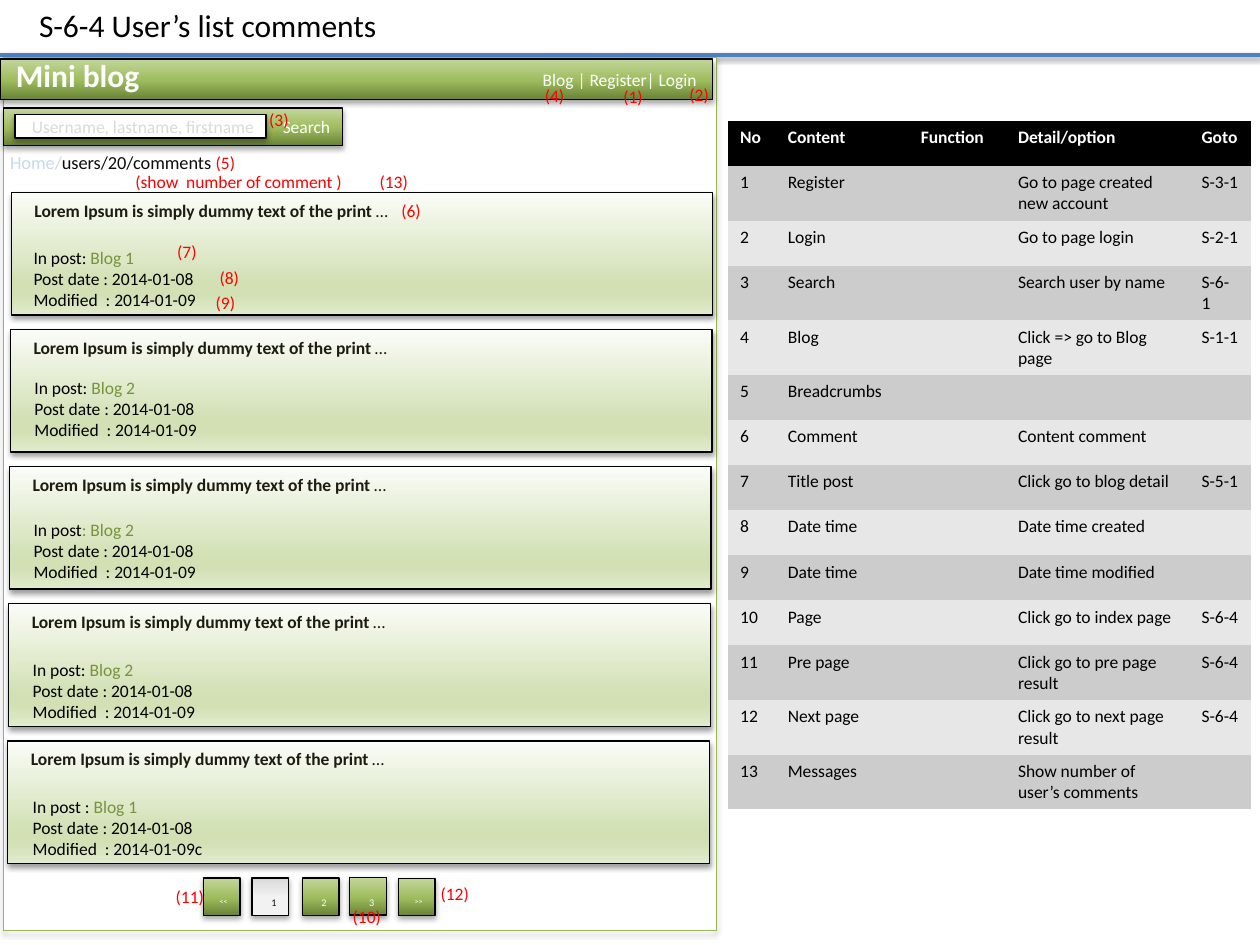
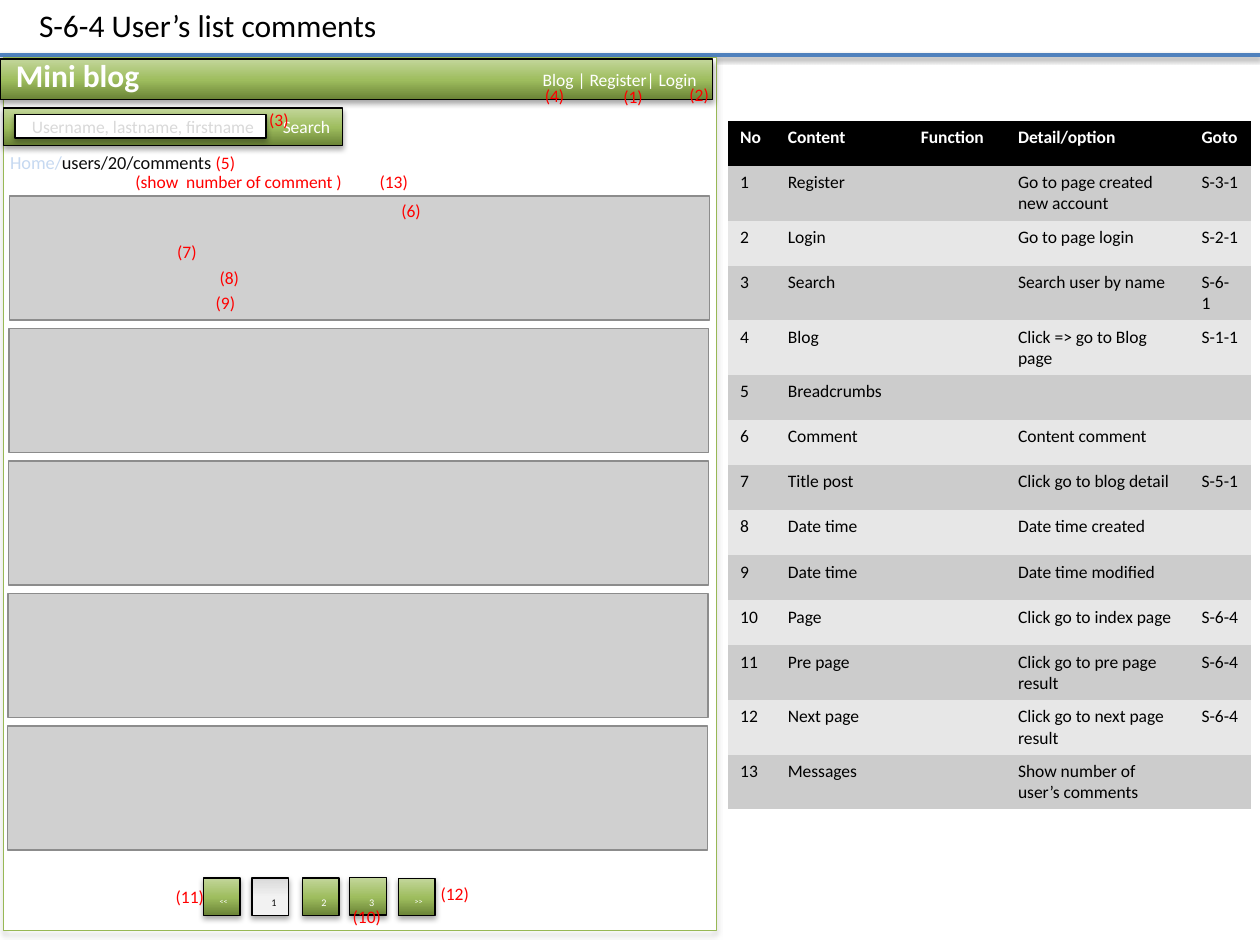
Before and after one commit to Mulodo-PHP-Training/miniblog-lam.vy, a slide deck: slide 21 of doc/frontend/wireframe/TRN-MiniBlog_WireframeDesign_LAMVY.pptx. Drawn at 1260x945 pixels with LibreOffice and Linux fonts; fonts in the diff are those of the drawing; grey boxes stand for pictures. Boxes give left, top, right and bottom in pixels: in the first picture for what was removed or moved away, otherwise in the second. Text is boxed around its words. In the diff, an @@ line names an element or a change of style, - is before the commit and + after.

```diff
--- a/doc/frontend/wireframe/TRN-MiniBlog_WireframeDesign_LAMVY.pptx
+++ b/doc/frontend/wireframe/TRN-MiniBlog_WireframeDesign_LAMVY.pptx
@@ picture added at box(9, 197, 708, 320) @@
@@ rectangle removed at box(11, 193, 713, 315) @@
@@ text removed at box(34, 204, 372, 220) @@
-Lorem Ipsum is simply dummy text of the print …
@@ text removed at box(34, 252, 195, 306) @@
-In post: Blog 1
-Post date : 2014-01-08
-Modified : 2014-01-09
@@ picture added at box(9, 329, 708, 452) @@
@@ rectangle removed at box(10, 330, 712, 452) @@
@@ text removed at box(34, 341, 371, 357) @@
-Lorem Ipsum is simply dummy text of the print …
@@ text removed at box(34, 382, 196, 436) @@
-In post: Blog 2
-Post date : 2014-01-08
-Modified : 2014-01-09
@@ rectangle removed at box(9, 466, 711, 588) @@
@@ picture added at box(9, 461, 708, 585) @@
@@ text removed at box(33, 478, 370, 494) @@
-Lorem Ipsum is simply dummy text of the print …
@@ text removed at box(34, 524, 195, 578) @@
-In post: Blog 2
-Post date : 2014-01-08
-Modified : 2014-01-09
@@ picture added at box(8, 593, 707, 717) @@
@@ rectangle removed at box(9, 604, 711, 726) @@
@@ text removed at box(32, 615, 369, 631) @@
-Lorem Ipsum is simply dummy text of the print …
@@ text removed at box(33, 664, 194, 718) @@
-In post: Blog 2
-Post date : 2014-01-08
-Modified : 2014-01-09
@@ rectangle removed at box(8, 741, 709, 863) @@
@@ picture added at box(8, 726, 707, 849) @@
@@ text removed at box(31, 752, 368, 768) @@
-Lorem Ipsum is simply dummy text of the print …
@@ text removed at box(33, 801, 202, 855) @@
-In post : Blog 1
-Post date : 2014-01-08
-Modified : 2014-01-09c
```
Also in this commit, not shown: 16 other slides changed.
